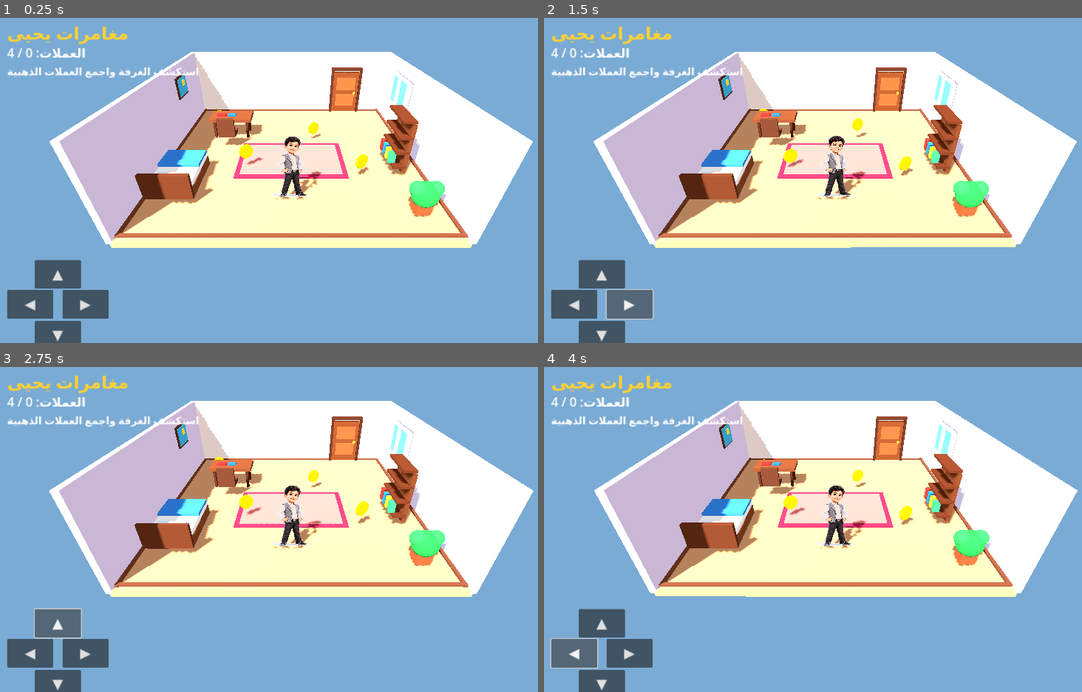
Above: before the commit, frames 1-4 (two rows, left to right).
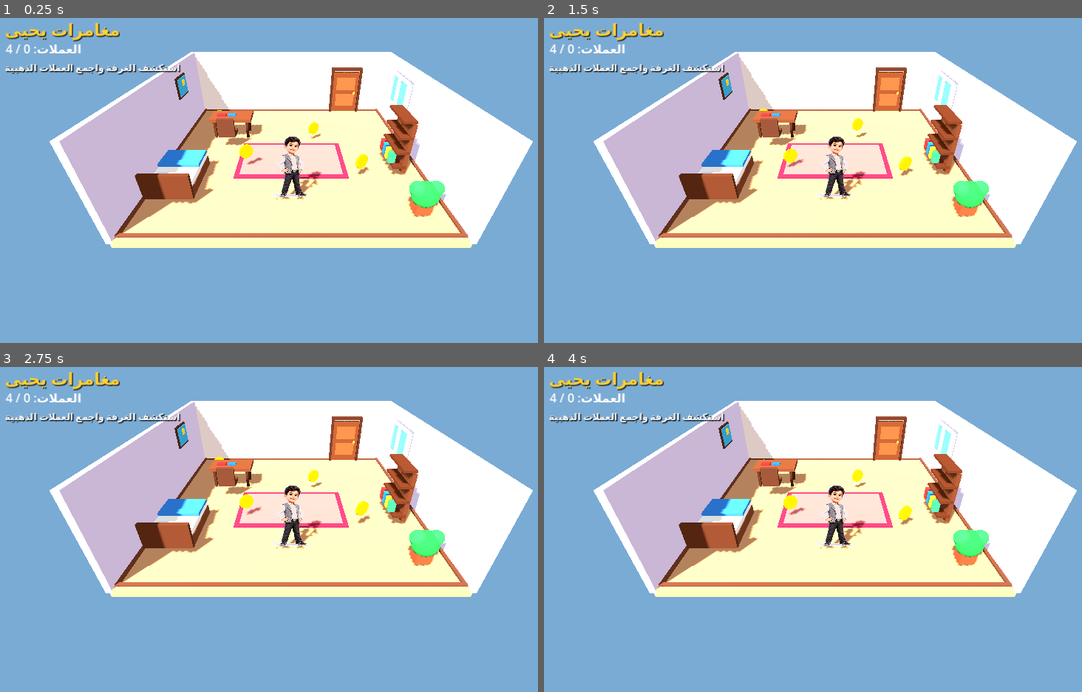
Above: after the commit, the same moments.

Repository: croceh2021-crypto/Yahya-Adventures
Game: Godot game, scene res://Main.tscn
The game is run twice, just before and just after one commit, with the same random seed, the same clock (stepped at 60 frames per second) and the same inputs.
Inputs (mouse positions are in pixels of both pictures, inside the frame that each line leads up to):
- Up to frame 1 (0.25 s): no input
- Up to frame 2 (1.5 s): click (576, 304) at 0.5 s, where only the run before the commit has a clickable "◀"; click (630, 304) at 1.25 s, where only the run before the commit has a clickable "▶"
- Up to frame 3 (2.75 s): click (59, 623) at 2 s, where only the run before the commit has a clickable "▲"
- Up to frame 4 (4 s): click (603, 685) at 2.75 s, where only the run before the commit has a clickable "▼"; click (576, 653) at 3.5 s, where only the run before the commit has a clickable "◀"

The runs differ from the first frame. In frame 1, 4.6% of the frame differs, in the area x 0-37%, y 1-100%; in frame 2, 5.1%; in frame 3, 5.1%; in frame 4, 5.5%, in the area x 0-100%, y 1-100%.

Commit message:
Update script reference in Main.tscn

Diff:
--- a/Main.tscn
+++ b/Main.tscn
@@ -1,7 +1,6 @@
-
 [gd_scene load_steps=2 format=3]
 
-[ext_resource type="Script" path="res://Scripts/main.gd" id="1_main"]
+[ext_resource type="Script" path="res://Scripts/main_updated.gd" id="1_main"]
 
 [node name="Main" type="Node3D"]
 script = ExtResource("1_main")
